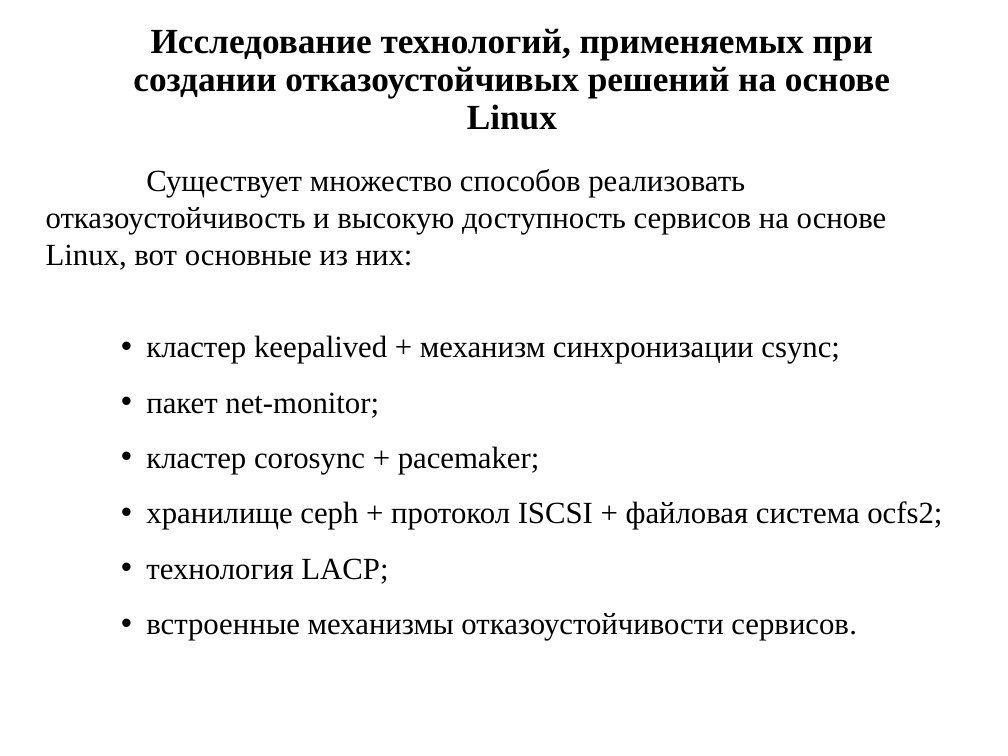
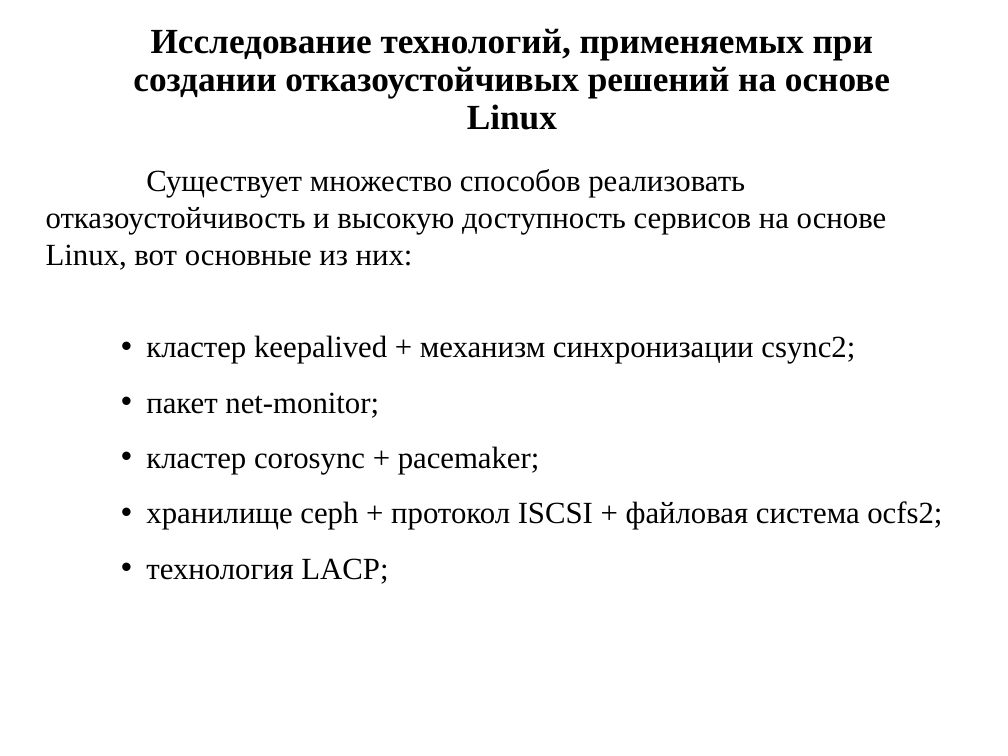
Before and after one commit to Ivashkka/diplom, a slide deck: slide 5 of Diplom_Rakov.pptx. Drawn at 1008x756 pixels with LibreOffice and Linux fonts; fonts in the diff are those of the drawing. Boxes give left, top, right and bottom in pixels: in the first picture for what was removed or moved away, otherwise in the second. Text is boxed around its words. In the diff, an @@ line names an element or a change of style, - is before the commit and + after.

```diff
--- a/Diplom_Rakov.pptx
+++ b/Diplom_Rakov.pptx
@@ text at box(146, 335, 855, 363): text changed @@
-• кластер keepalived + механизм синхронизации csync;
+• кластер keepalived + механизм синхронизации csync2;
@@ text at box(146, 613, 857, 640): paragraph removed @@
-• встроенные механизмы отказоустойчивости сервисов.
```
Also in this commit, not shown: 6 other slides changed, 10 slides removed, 1 other file.
